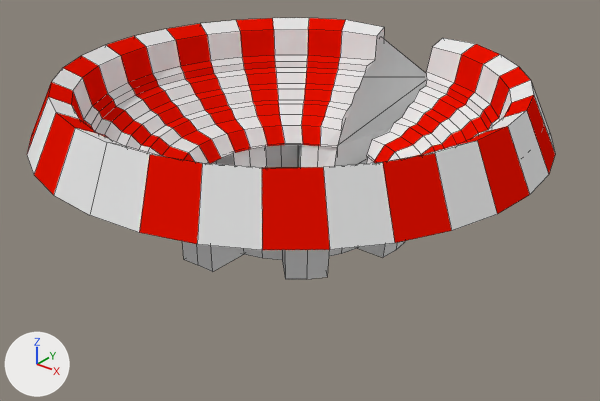
What one commit did to the Blender file Washed Up Wizard/Assets/Models/Environment/circus stage.blend.
Before and after are seen from a camera (50 mm lens) standing at (33.6, -41.1, 28.0) and looking at (-0.8, 1.9, 1.4). Lighting does not change. The marker at lower left points along +X, +Y and +Z. Mesh edges are drawn as thin lines.

In view in the first picture: 'Circus Arena', 'Circus Arena.001'.
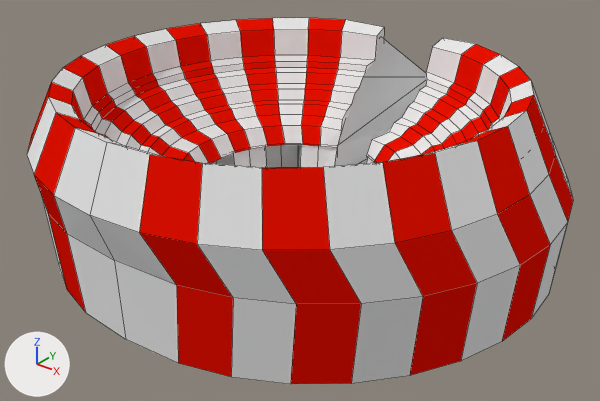
Commit message: changed some things with the arena

Location of each change, [x1, y1, x2, y2] in pixels of the pictures (600 x 401 px):
'Circus Arena.001', reshaped (58% taller)
    before: [27, 18, 555, 250]
    after: [27, 18, 573, 384]
part 1 of me_circle_003, added
    after: [34, 137, 573, 384]

The change in detail:
me_circle_003 is used by ob_circus_arena_001; location (0.0, 0.0, 2.44).
me_circle_003 had 251 vertices, 196 faces, 1 loose edge and spanned x -17.3..0.0, y -17.1..17.0, z -2.0..9.2.
me_circle_003 now has 286 vertices, 229 faces, 1 loose edge and spans x -18.4..0.0, y -17.1..18.5, z -3.3..9.2.
Part 1, on me_circle_003:
15 vertices are added at x -18.1..0.0, y -15.8..17.1, z -3.3..2.6.
7 new vertices lie (-1.1, 1.3, -3.3) away from vertices in x -17.3..-3.6, y -16.8..17.0, z 5.5..5.8.
7 new vertices lie (0.6, 0.2, -5.5) away from vertices in x -18.4..-4.7, y -15.5..18.3, z 2.2..2.5.
6 new vertices lie (-1.1, 1.2, -3.3) away from vertices in x -14.4..-6.8, y -14.2..15.7, z 5.5.
15 new faces join them, mat_circus_red (red #e71100).
18 new faces join them, mat_material_001 (white #e7e7e7).
